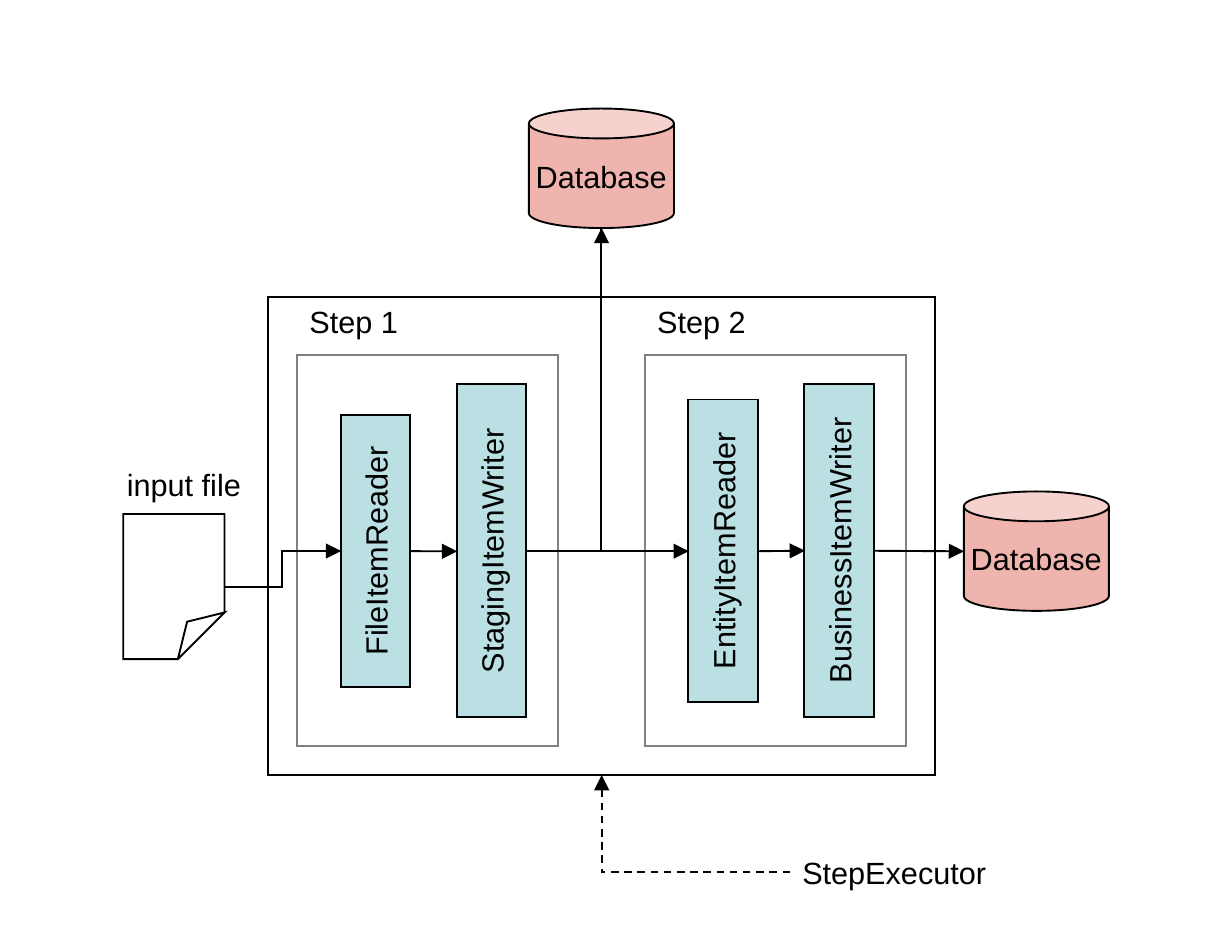
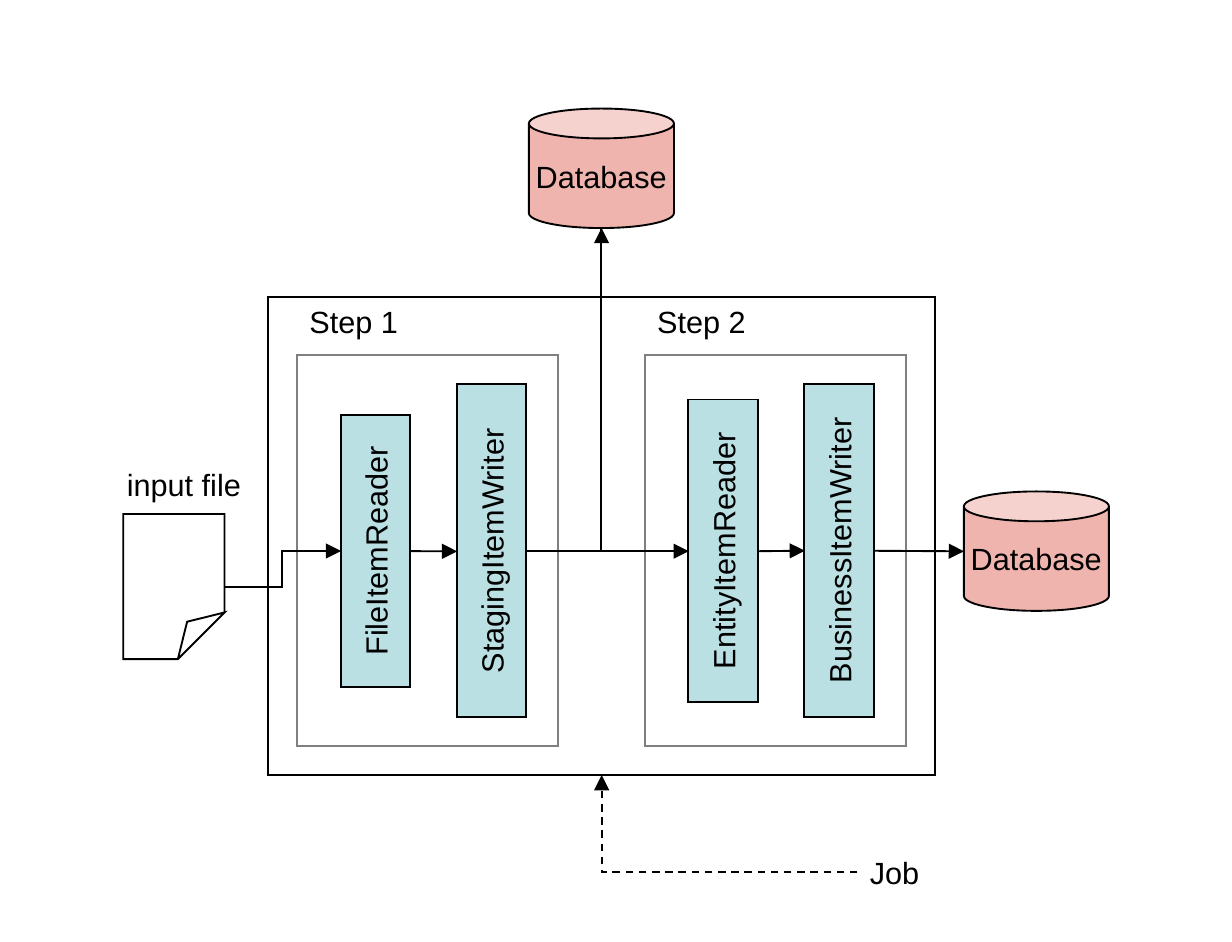
Before and after one commit to spring-projects/spring-batch, a slide deck: slide 5 of src/site/ppt/Figures.ppt. Drawn at 1232x942 pixels with LibreOffice and Linux fonts; fonts in the diff are those of the drawing. Boxes give left, top, right and bottom in pixels: in the first picture for what was removed or moved away, otherwise in the second. Text is boxed around its words. In the diff, an @@ line names an element or a change of style, - is before the commit and + after.

```diff
--- a/src/site/ppt/Figures.ppt
+++ b/src/site/ppt/Figures.ppt
@@ elbow arrow moved from (790, 873) - (602, 775) to (858, 873) - (602, 775) @@
@@ text removed at (x1=802, y1=862, x2=986, y2=890) @@
-StepExecutor
@@ text added at (x1=870, y1=861, x2=919, y2=885), 12 pt, text #000000 @@
+Job
```
Also in this commit, not shown: 8 other slides changed, 1 slide removed, 1 other file.
